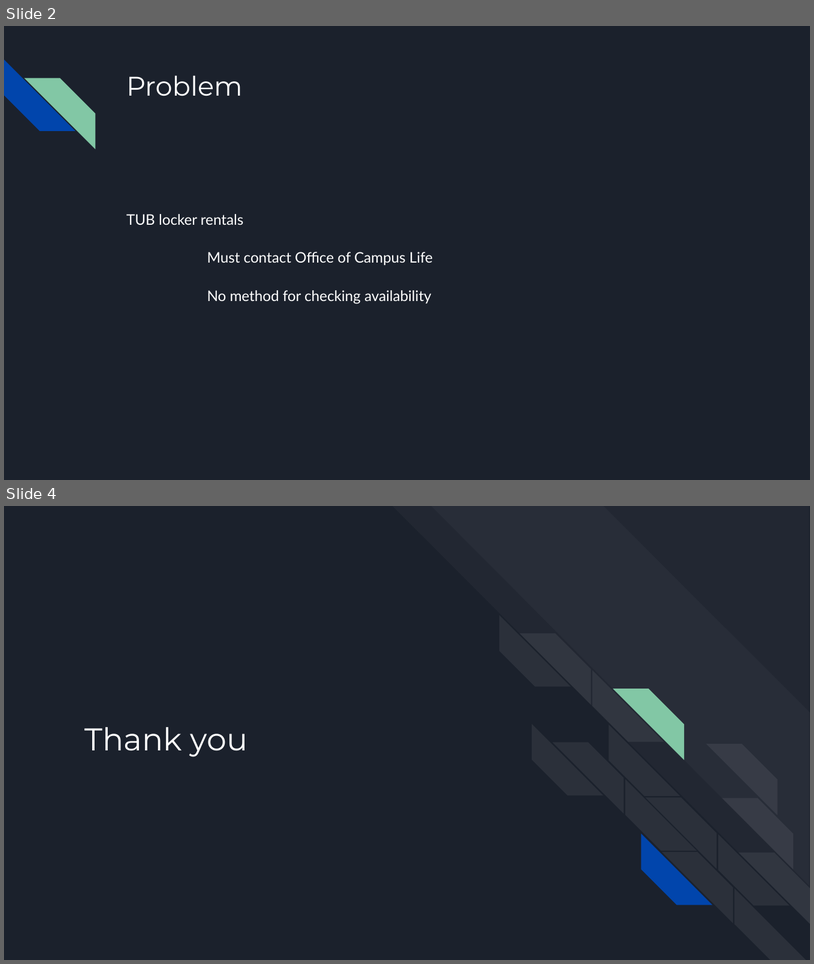
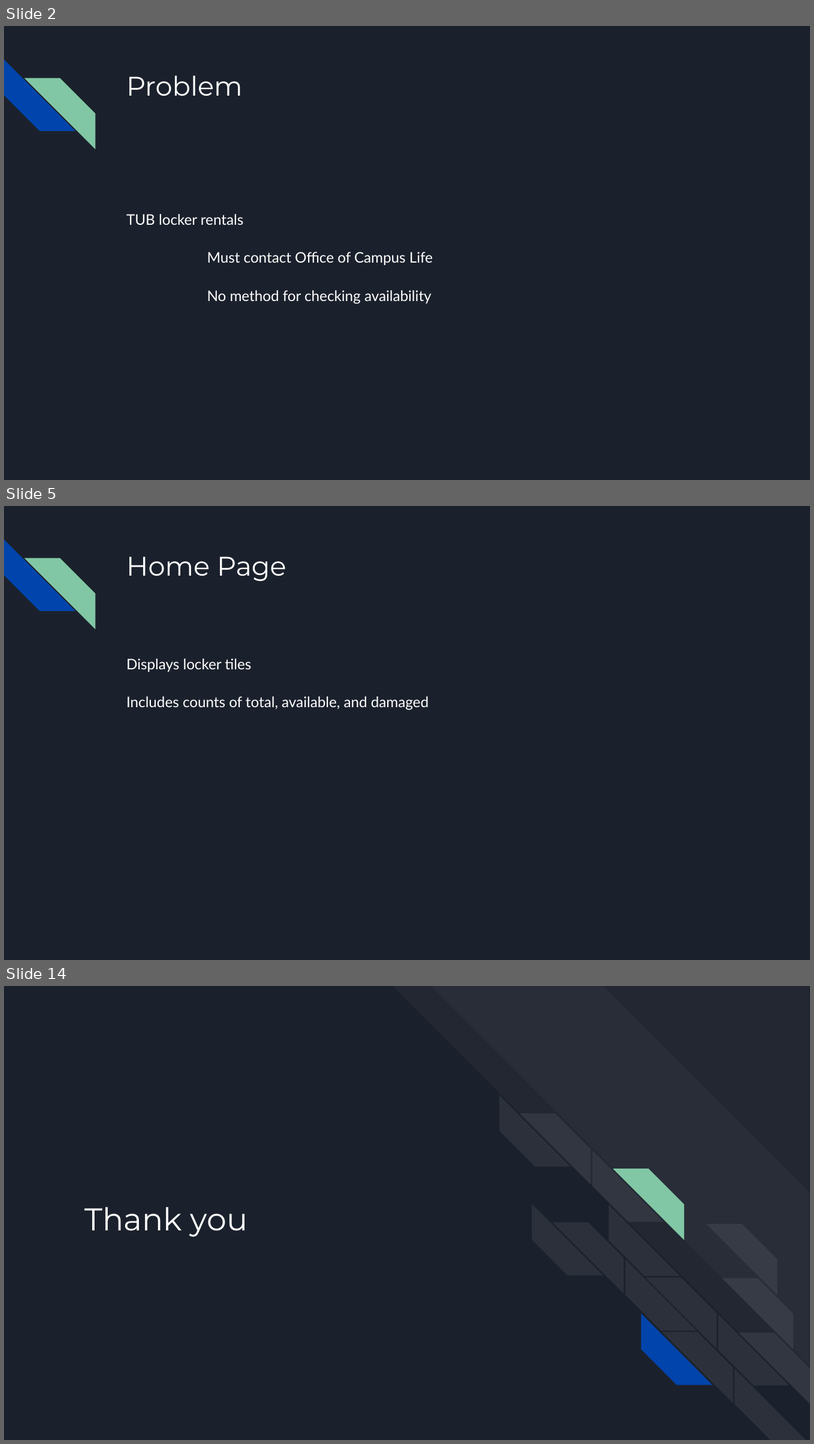
Before and after one commit to SaintAhmed/SpFall2019, a slide deck: Locker Rentals Website.pptx. Shown one above the other, each under a label of ours: slides 2 and 4 before the commit, slides 2, 5 and 14 after it; the slides between them are not shown. The pictures are 814x964 and 814x1444 pixels, drawn with LibreOffice and Linux fonts; fonts in the diff are those of the drawing. Boxes give left, top, right and bottom in pixels: in the first picture for what was removed or moved away, otherwise in the second. Text is boxed around its words. In the diff, an @@ line names an element or a change of style, - is before the commit and + after.

```diff
--- a/Locker Rentals Website.pptx
+++ b/Locker Rentals Website.pptx
@@ slide 5 added at [4, 506, 810, 960], background #1B212C; not listed: 2 template elements that a slide beside it also shows @@
@@ title added at [126, 556, 287, 581], 24 pt, text #FFFFFF @@
+Home Page
@@ text added at [126, 658, 429, 710], 13 pt, text #FFFFFF @@
+Displays locker tiles
+Includes counts of total, available, and damaged
@@ what was slide 4 is now slide 14 @@
```
Also in this commit, not shown: 2 slides changed, 9 other slides added, 4 other files.
